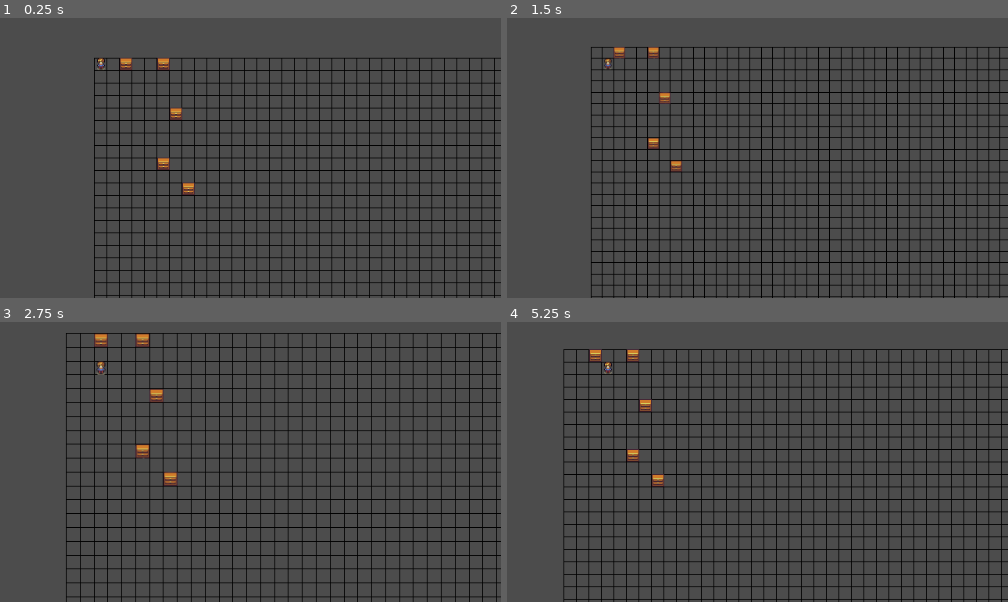
Above: before the commit, frames 1-4 (two rows, left to right).
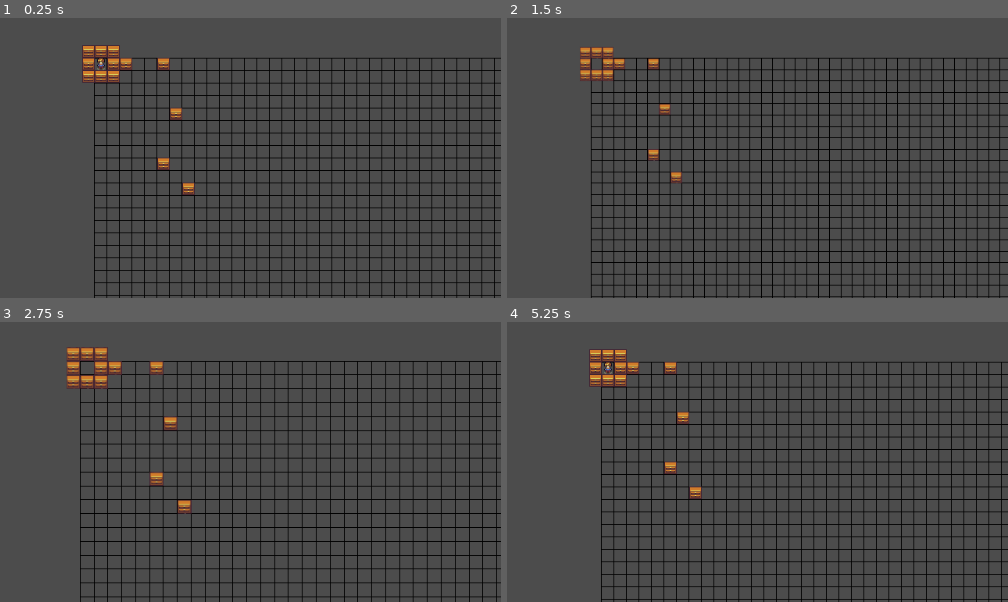
Above: after the commit, the same moments.

Repository: CalinDale/RogueGame
Game: Godot game, scene res://Scenes/game/Game.tscn
Two runs of this game, one before a commit and one after it. Both use one fixed random seed, a clock stepped at 60 frames per second and the inputs below.
Inputs (mouse positions are in pixels of both pictures, inside the frame that each line leads up to):
- Up to frame 1 (0.25 s): no input
- Up to frame 2 (1.5 s): tap Enter at 0.5 s; move the mouse to (782, 40) at 0.52 s; hold D (move_east) 0.53-1.28 s; tap Mouse wheel up (zoom_in) at 0.6 s; tap Middle mouse button (zoom_reset) at 1.25 s; move the mouse to (outside the picture) at 1.27 s; hold S (move_south) from 1.28 s (still down); tap Mouse wheel down (zoom_out) at 1.35 s
- Up to frame 3 (2.75 s): tap Middle mouse button (zoom_reset) at 2 s; move the mouse to (outside the picture) at 2.02 s; release S (move_south) at 2.03 s; hold D (move_east) from 2.03 s (still down); tap Mouse wheel up (zoom_in) at 2.1 s
- Up to frame 4 (5.25 s): tap Middle mouse button (zoom_reset) at 2.75, 3.5, 4.25 s; move the mouse to (567, 462) at 2.77 s; release D (move_east) at 2.78 s; hold W (move_north) 2.78-3.53 s; tap Mouse wheel down (zoom_out) at 2.85, 4.35 s; move the mouse to (847, 436) at 3.52 s; hold A (move_west) 3.53-5.03 s; tap Mouse wheel up (zoom_in) at 3.6, 5.1 s; move the mouse to (outside the picture) at 4.27 s; move the mouse to (647, 366) at 5.02 s; hold S (move_south) from 5.03 s (still down)

The runs differ from the first frame. In frame 1, 0.9% of the frame differs, in the area x 16-24%, y 9-24%; in frame 2, 2.1%; in frame 3, 3.9%, in the area x 13-100%, y 3-100%; in frame 4, 3.4%.

Commit message:
Completed V2
Collision and collision control implemented

Diff:
--- a/Scenes/game/Game.tscn
+++ b/Scenes/game/Game.tscn
@@ -1,8 +1,9 @@
-[gd_scene load_steps=4 format=2]
+[gd_scene load_steps=5 format=2]
 
 [ext_resource path="res://Scenes/game/Grid.gd" type="Script" id=1]
 [ext_resource path="res://Scenes/game/GridVisualizer.gd" type="Script" id=2]
 [ext_resource path="res://Scenes/player/Player.tscn" type="PackedScene" id=3]
+[ext_resource path="res://Scenes/obstacle/Obstacle.tscn" type="PackedScene" id=4]
 
 [node name="Game" type="Node"]
 
@@ -16,3 +17,31 @@
 
 [node name="Player" parent="Grid" instance=ExtResource( 3 )]
 position = Vector2( 8, 8 )
+
+[node name="Obstacle" parent="Grid" instance=ExtResource( 4 )]
+position = Vector2( 24, 8 )
+collision = 0
+
+[node name="Obstacle2" parent="Grid" instance=ExtResource( 4 )]
+position = Vector2( 24, -8 )
+
+[node name="Obstacle3" parent="Grid" instance=ExtResource( 4 )]
+position = Vector2( 8, -8 )
+
+[node name="Obstacle4" parent="Grid" instance=ExtResource( 4 )]
+position = Vector2( -8, -8 )
+
+[node name="Obstacle5" parent="Grid" instance=ExtResource( 4 )]
+position = Vector2( -8, 8 )
+
+[node name="Obstacle6" parent="Grid" instance=ExtResource( 4 )]
+position = Vector2( -8, 24 )
+
+[node name="Obstacle7" parent="Grid" instance=ExtResource( 4 )]
+position = Vector2( 8, 24 )
+
+[node name="Obstacle8" parent="Grid" instance=ExtResource( 4 )]
+position = Vector2( 24, 24 )
+
+[node name="Obstacle9" parent="Grid" instance=ExtResource( 4 )]
+position = Vector2( 24, 24 )
--- a/Scenes/game/Grid.gd
+++ b/Scenes/game/Grid.gd
@@ -1,11 +1,21 @@
 extends TileMap
+
+const PAWN = preload("res://Scenes/pawn/Pawn.gd")
+
+onready var Obstacle = preload("res://Scenes/obstacle/Obstacle.tscn")
 
 var tile_size = get_cell_size()
 var half_tile_size = tile_size / 2
 
 var _grid = {}
 
-onready var Obstacle = preload("res://Scenes/obstacle/Obstacle.tscn")
+class CellData:
+	var collision_counts = []
+	var pawns = []
+
+	func _init():
+		for i in PAWN.COLLISION_LAYERS:
+			collision_counts.append(0)
 
 # Called when the node enters the scene tree for the first time.
 func _ready():
@@ -15,7 +25,24 @@
 
 func _setup_children():
 	for child in get_children():
-		_grid[world_to_map(child.position)] = child
+		if child is PAWN:
+			_add_pawn(world_to_map(child.position), child)
+
+func _add_pawn(position, pawn):
+	if !_grid.get(position):
+		_grid[position] = CellData.new()
+	var cell = _grid[position]
+	cell.pawns.append(pawn)
+	cell.collision_counts[pawn.collision] += 1
+
+func _remove_pawn(position, pawn):
+	_grid[position].pawns.erase(pawn)
+	_grid[position].collision_counts[pawn.collision] -= 1
+
+func _update_pawn_position(pawn, cell_start, cell_target) -> Vector2:
+	_add_pawn(cell_target, pawn)
+	_remove_pawn(cell_start, pawn)
+	return map_to_world(cell_target) + cell_size / 2
 
 func _setup_obstacles():
 	var positions = []
@@ -31,23 +58,23 @@
 	var new_scene = Scene.instance()
 	add_child(new_scene)
 	new_scene.position = (map_to_world(position) + half_tile_size)
-	_grid[position] = new_scene
+	_add_pawn(position, new_scene)
 
 func request_move(pawn, direction):
 	var cell_start = world_to_map(pawn.position)
 	var cell_target = cell_start + direction
+	# return _update_pawn_position(pawn, cell_start, cell_target)
 	# Replace following with real collision check
+
 	if !_grid.get(cell_target):
+		return _update_pawn_position(pawn, cell_start, cell_target)
+	elif pawn.collision == PAWN.COLLISION_LAYERS.NONE:
+		return _update_pawn_position(pawn, cell_start, cell_target)
+	elif _grid.get(cell_target).collision_counts[pawn.collision] == 0:
 		return _update_pawn_position(pawn, cell_start, cell_target)
 	else:
 		return null
 
-	#Rework when multiple pawns can sit on same cell.
-func _update_pawn_position(pawn, cell_start, cell_target) -> Vector2:
-	_grid.erase(cell_start)
-	_grid[cell_target] = pawn
-	return map_to_world(cell_target) + cell_size / 2
-
 # Called every frame. 'delta' is the elapsed time since the previous frame.
 #func _process(delta):
 #	pass
--- a/Scenes/pawn/Pawn.gd
+++ b/Scenes/pawn/Pawn.gd
@@ -4,7 +4,7 @@
 # var a = 2
 # var b = "text"
 
-enum COLLISION_LAYERS {NORMAL, NONE}
+enum COLLISION_LAYERS {NONE = 0, NORMAL}
 
 export(COLLISION_LAYERS) var collision = COLLISION_LAYERS.NORMAL
 
--- a/Scenes/player/Player.tscn
+++ b/Scenes/player/Player.tscn
@@ -15,9 +15,10 @@
 region_rect = Rect2( 64, 0, 16, 16 )
 
 [node name="MovePause" type="Timer" parent="." index="1"]
-wait_time = 0.4
+wait_time = 0.3
 one_shot = true
 script = ExtResource( 4 )
+_timer_min = 0.01
 
 [node name="Camera2D" type="Camera2D" parent="." index="2"]
 current = true
